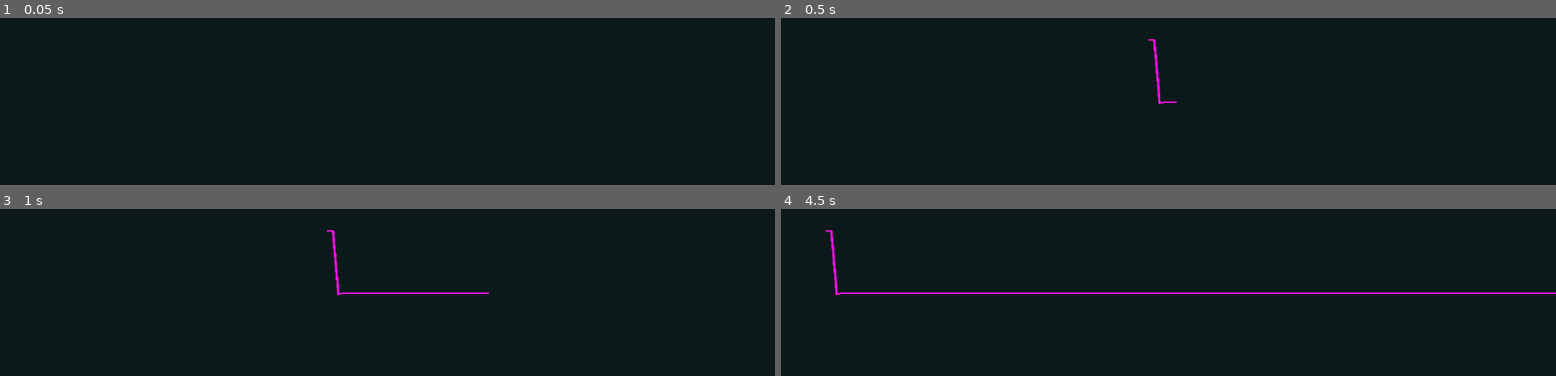
Above: before the commit, frames 1-4 (two rows, left to right).
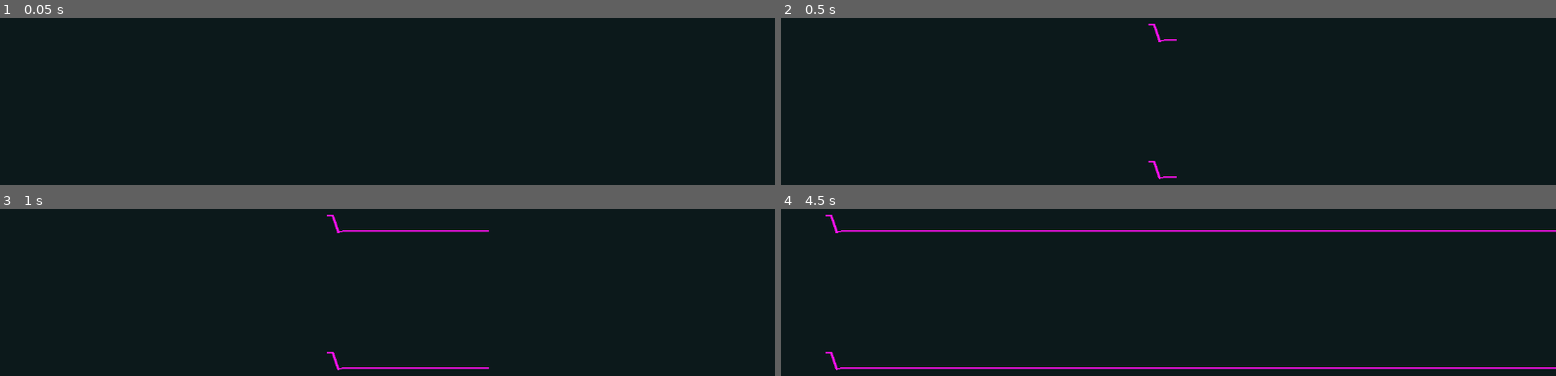
Above: after the commit, the same moments.

Repository: thcrock/line-music-visualizer
Game: Godot game, scene res://player.tscn
The game is run twice, just before and just after one commit, with the same random seed, the same clock (stepped at 60 frames per second) and the same inputs. The engine's default icon, where the game draws it, is replaced by a stand-in: a white triangle on a blue panel in a dark square.
Inputs (mouse positions are in pixels of both pictures, inside the frame that each line leads up to):
- Up to frame 1 (0.05 s): no input
- Up to frame 2 (0.5 s): no input
- Up to frame 3 (1 s): tap Enter (ui_accept) at 0.5, 0.77 s; move the mouse to (558, 312) at 0.52 s; hold Right (ui_right) from 0.53 s (still down)
- Up to frame 4 (4.5 s): move the mouse to (1013, 355) at 1.27 s; tap Enter (ui_accept) at 1.52, 2, 2.75, 3.02, 3.77 s; move the mouse to (1246, 239) at 2.02 s; release Right (ui_right) at 2.03 s; hold Left (ui_left) 2.03-2.78 s; move the mouse to (outside the picture) at 2.77 s; hold Right (ui_right) 2.78-4.28 s; move the mouse to (outside the picture) at 3.52 s; move the mouse to (936, 269) at 4.27 s; hold Left (ui_left) from 4.28 s (still down)

Frame 1 is identical in both runs. In frame 2, 0.3% of the frame differs, in the area x 47-52%, y 3-97%; in frame 3, 0.9%; in frame 4, 3.5%, in the area x 5-100%, y 3-97%.

Commit message:
multitrack

Diff:
--- a/Trail.gd
+++ b/Trail.gd
@@ -4,6 +4,8 @@
 var queue : Array
 var saved_widths : Array
 @export var MAX_LENGTH : int
+@export var bus_id : int
+@export var max_height : int
 var x_offset : float = 0
 var point_every : float = 0.05
 var time_since_last_point : float = 0
@@ -152,7 +154,7 @@
 		var speed = impulseData[1]
 		if not impulse:
 			impulse = 0
-		var impulseRadians = remap(impulse, 0, 200, -1.0, 1.0)
+		var impulseRadians = remap(impulse, 0, max_height, -1.0, 1.0)
 		var newRadians = 0
 		if queue.size() > 2:
 			if DEBUG:
@@ -266,7 +268,7 @@
 		print("frequencyDiff = " + str(frequencyDiff))
 	if is_inf(frequencyDiff) or is_nan(frequencyDiff):
 		frequencyDiff = 0.0
-	var impulse = remap(frequencyDiff, -200, 200, 0, 200)
+	var impulse = remap(frequencyDiff, -200, 200, 0, max_height)
 	if impulse < 0:
 		impulse = 0
 	#if DEBUG:
@@ -283,6 +285,6 @@
 	return [impulse, speed]
 
 func _ready():
-	spectrum = AudioServer.get_bus_effect_instance(0, 0)
+	spectrum = AudioServer.get_bus_effect_instance(bus_id, 0)
 	rng = RandomNumberGenerator.new()
 	#width_curve.clear_points()
--- a/default_bus_layout.tres
+++ b/default_bus_layout.tres
@@ -8,6 +8,12 @@
 room_size = 0.64
 damping = 0.6
 wet = 0.37
+
+[sub_resource type="AudioEffectSpectrumAnalyzer" id="AudioEffectSpectrumAnalyzer_oqulx"]
+resource_name = "SpectrumAnalyzer"
+
+[sub_resource type="AudioEffectSpectrumAnalyzer" id="AudioEffectSpectrumAnalyzer_6uqcu"]
+resource_name = "SpectrumAnalyzer"
 
 [resource]
 bus/0/effect/0/effect = SubResource("AudioEffectSpectrumAnalyzer_ihlsb")
@@ -20,9 +26,13 @@
 bus/1/bypass_fx = false
 bus/1/volume_db = 0.0
 bus/1/send = &"Master"
+bus/1/effect/0/effect = SubResource("AudioEffectSpectrumAnalyzer_oqulx")
+bus/1/effect/0/enabled = true
 bus/2/name = &"Guitar"
 bus/2/solo = false
 bus/2/mute = false
 bus/2/bypass_fx = false
 bus/2/volume_db = 0.0
 bus/2/send = &"Master"
+bus/2/effect/0/effect = SubResource("AudioEffectSpectrumAnalyzer_6uqcu")
+bus/2/effect/0/enabled = true
--- a/player.tscn
+++ b/player.tscn
@@ -7,29 +7,52 @@
 [ext_resource type="AudioStream" uid="uid://bo3w2ubdm07s7" path="res://Wild Birds-Flute.mp3" id="5_swedl"]
 [ext_resource type="AudioStream" uid="uid://1k22y7q88cnc" path="res://Wild Birds-Classical_Guitar.mp3" id="6_nwplg"]
 
-[node name="player" type="CharacterBody2D"]
-position = Vector2(591, 163)
+[node name="Node2D" type="Node2D"]
+
+[node name="player" type="CharacterBody2D" parent="."]
+position = Vector2(591, 145.195)
 scale = Vector2(0.25, 0.25)
 script = ExtResource("1_p7cck")
 
-[node name="Sprite2D" type="Sprite2D" parent="."]
+[node name="Sprite2D" type="Sprite2D" parent="player"]
 visible = false
 texture = ExtResource("2_5ggw5")
 
-[node name="Trail" parent="." instance=ExtResource("3_ucavu")]
+[node name="Trail" parent="player" instance=ExtResource("3_ucavu")]
 top_level = true
 z_index = -1
 points = PackedVector2Array(516, 146)
 end_cap_mode = 1
 script = ExtResource("4_s4he6")
 MAX_LENGTH = 39
+bus_id = 1
+max_height = 50
 
-[node name="Player" type="AudioStreamPlayer" parent="."]
+[node name="Player" type="AudioStreamPlayer" parent="player"]
 stream = ExtResource("5_swedl")
 autoplay = true
 bus = &"Flute"
 
-[node name="Player2" type="AudioStreamPlayer" parent="."]
+[node name="player2" type="CharacterBody2D" parent="."]
+position = Vector2(591, 350)
+scale = Vector2(0.25, 0.25)
+script = ExtResource("1_p7cck")
+
+[node name="Sprite2D" type="Sprite2D" parent="player2"]
+visible = false
+texture = ExtResource("2_5ggw5")
+
+[node name="Trail" parent="player2" instance=ExtResource("3_ucavu")]
+top_level = true
+z_index = -1
+points = PackedVector2Array(516, 146)
+end_cap_mode = 1
+script = ExtResource("4_s4he6")
+MAX_LENGTH = 39
+bus_id = 2
+max_height = 50
+
+[node name="Player2" type="AudioStreamPlayer" parent="player2"]
 stream = ExtResource("6_nwplg")
 autoplay = true
 bus = &"Guitar"
Not shown: 1 places in default_bus_layout.tres that only renumber resources
